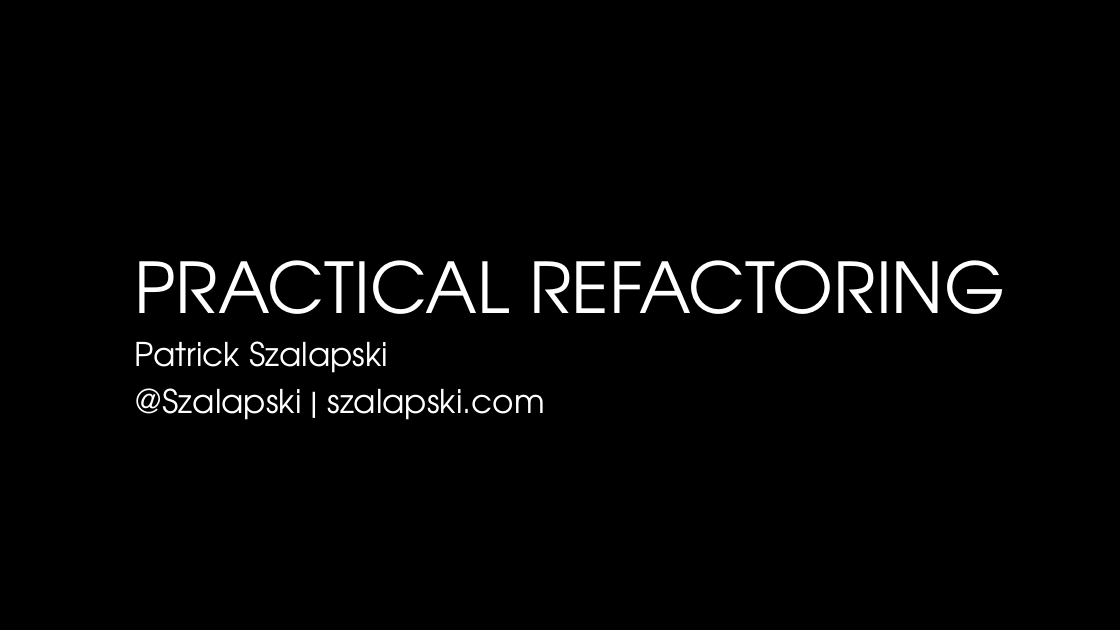
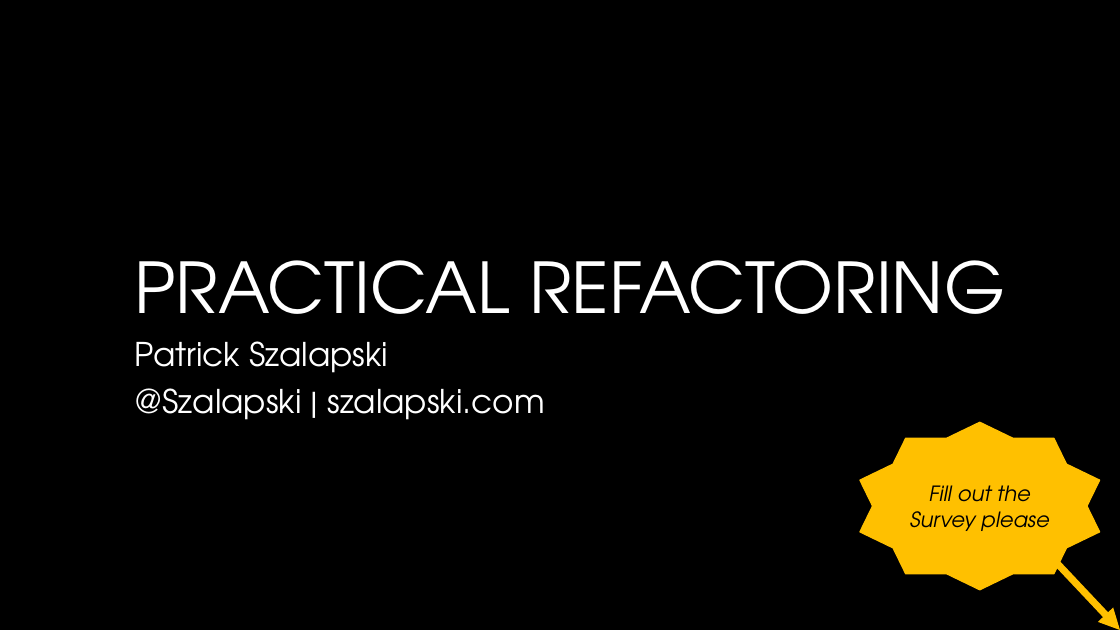
Before and after one commit to szalapski/AsyncAwaitPain, a slide deck: slide 13 of psz/PracticalRefactoring.pptx. Drawn at 1120x630 pixels with LibreOffice and Linux fonts; fonts in the diff are those of the drawing; background and template pictures are left out. Boxes give left, top, right and bottom in pixels: in the first picture for what was removed or moved away, otherwise in the second. Text is boxed around its words. In the diff, an @@ line names an element or a change of style, - is before the commit and + after.

Commit message:
refactorings

```diff
--- a/psz/PracticalRefactoring.pptx
+++ b/psz/PracticalRefactoring.pptx
@@ star added at (860,423,1101,591), fill #FFC000, outline #FFC000 1 pt, 18 pt, text #000000, italic @@
+Fill out the Survey please
@@ arrow added from (1054, 560) to (1120, 630), #FFC000 6 pt @@
```
Also in this commit, not shown: 1 other slide changed, 2 other files.
